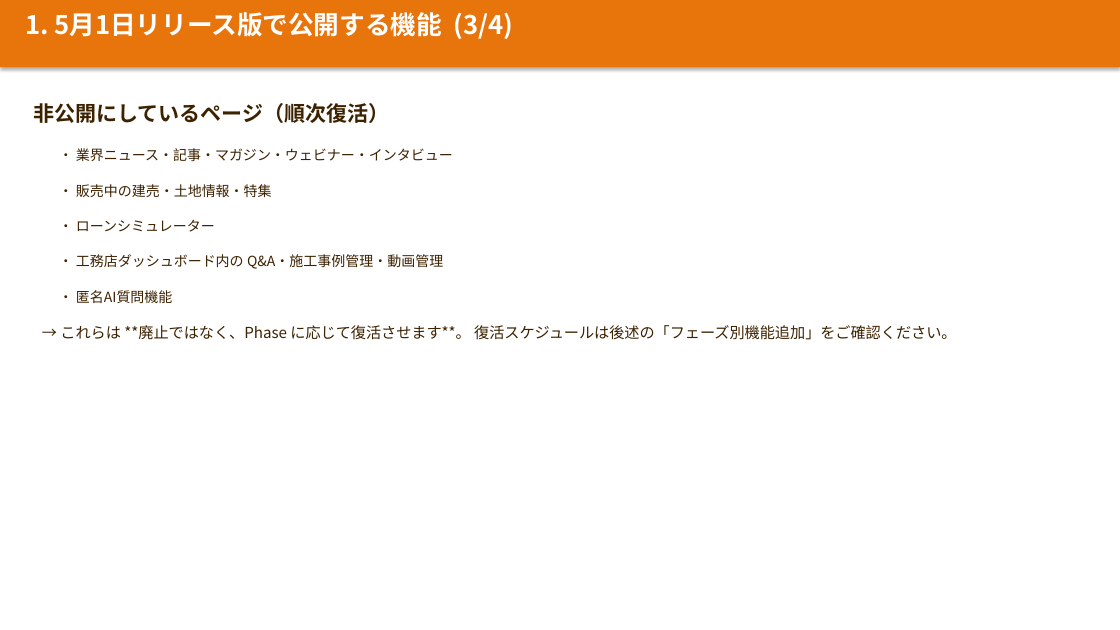
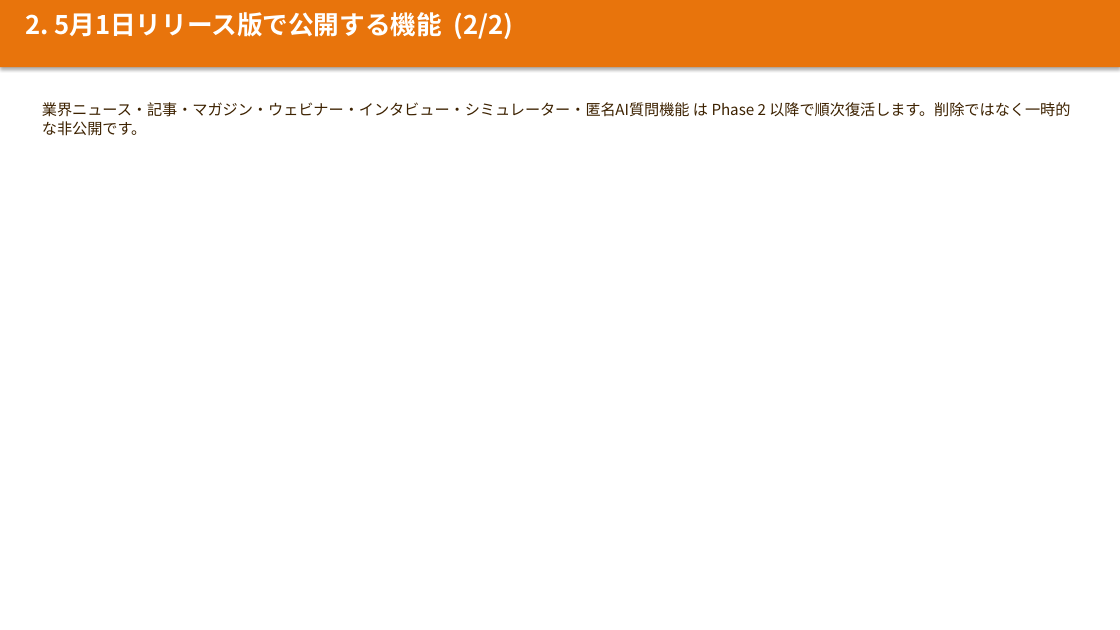
Before and after one commit to wazeka0412/payhome-next, a slide deck: slide 4 of docs/最新版/03_営業関係/工務店向け説明_MVP版.pptx. Drawn at 1120x630 pixels with LibreOffice and Linux fonts; fonts in the diff are those of the drawing. Boxes give left, top, right and bottom in pixels: in the first picture for what was removed or moved away, otherwise in the second. Text is boxed around its words. In the diff, an @@ line names an element or a change of style, - is before the commit and + after.

```diff
--- a/docs/最新版/03_営業関係/工務店向け説明_MVP版.pptx
+++ b/docs/最新版/03_営業関係/工務店向け説明_MVP版.pptx
@@ text at (x1=25, y1=12, x2=514, y2=39): text changed @@
-1. 5月1日リリース版で公開する機能 (3/4)
+2. 5月1日リリース版で公開する機能 (2/2)
@@ text at (x1=42, y1=102, x2=1070, y2=136): text changed; size 18 to 13 pt; bold off @@
-非公開にしているページ（順次復活）
+業界ニュース・記事・マガジン・ウェビナー・インタビュー・シミュレーター・匿名AI質問機能 は Phase 2 以降で順次復活します。削除ではなく一時的な非公開です。
@@ text removed at (x1=76, y1=148, x2=453, y2=161) @@
-• 業界ニュース・記事・マガジン・ウェビナー・インタビュー
@@ text removed at (x1=76, y1=184, x2=272, y2=197) @@
-• 販売中の建売・土地情報・特集
@@ text removed at (x1=76, y1=219, x2=215, y2=232) @@
-• ローンシミュレーター
@@ text removed at (x1=76, y1=254, x2=443, y2=269) @@
-• 工務店ダッシュボード内の Q&A・施工事例管理・動画管理
@@ text removed at (x1=76, y1=290, x2=173, y2=303) @@
-• 匿名AI質問機能
@@ text removed at (x1=60, y1=325, x2=956, y2=340) @@
-→ これらは **廃止ではなく、Phase に応じて復活させます**。 復活スケジュールは後述の「フェーズ別機能追加」をご確認ください。
```
Also in this commit, not shown: 11 other slides changed, 10 slides added, 6 slides removed, 21 other files.
